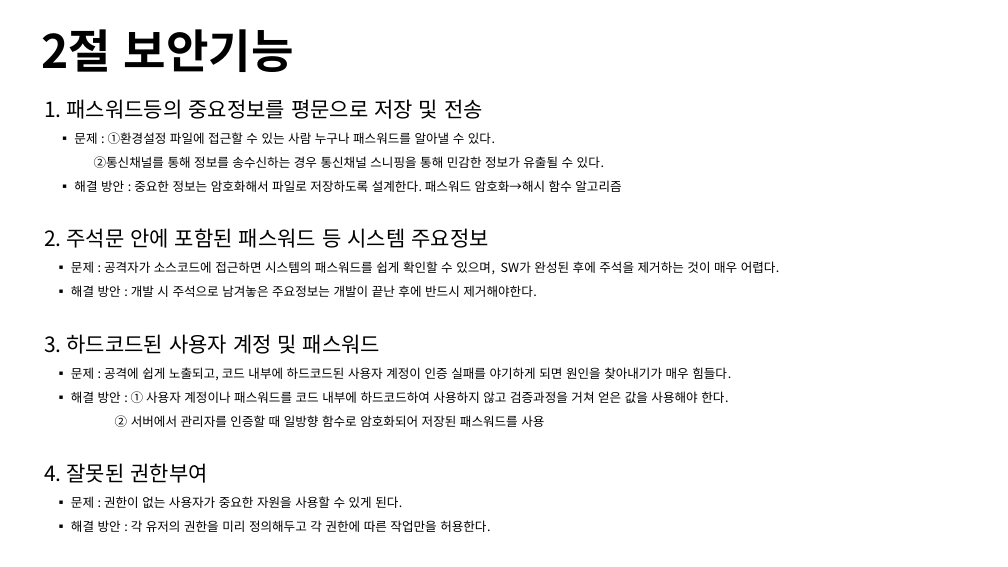
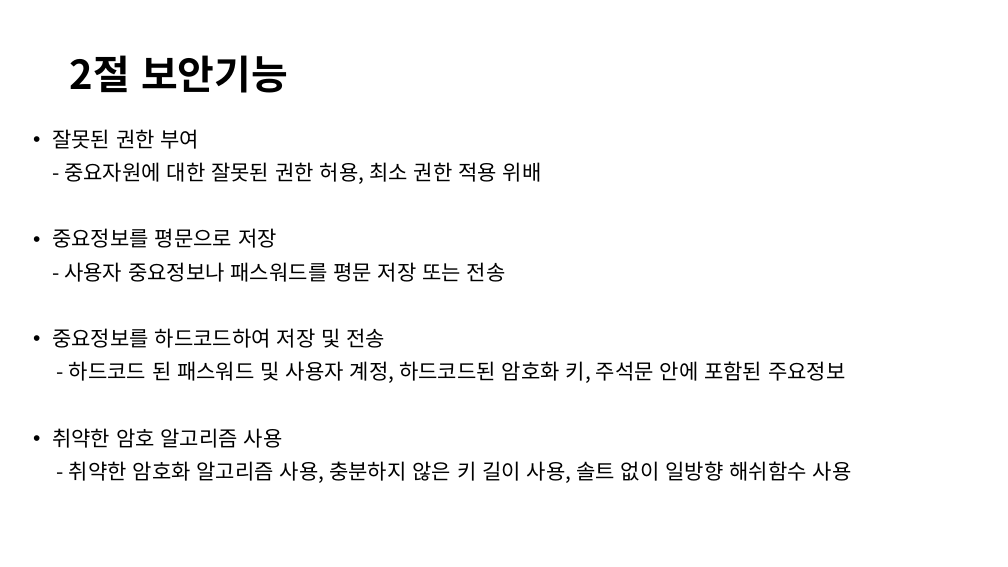
Before and after one commit to Klaxon9718/YUHAN_-security, a slide deck: slide 5 of 발표자료/Secure Coding 발표자료.pptx. Drawn at 1008x567 pixels with LibreOffice and Linux fonts; fonts in the diff are those of the drawing. Boxes give left, top, right and bottom in pixels: in the first picture for what was removed or moved away, otherwise in the second. Text is boxed around its words. In the diff, an @@ line names an element or a change of style, - is before the commit and + after.

```diff
--- a/발표자료/Secure Coding 발표자료.pptx
+++ b/발표자료/Secure Coding 발표자료.pptx
@@ title "2절 보안기능": place and size @@
-title "2절 보안기능" at bbox=[41, 29, 294, 72]
+title "2절 보안기능" at bbox=[70, 55, 288, 93]
@@ title "2절 보안기능" at bbox=[70, 55, 288, 93]: size 44 to 38 pt @@
@@ text at bbox=[52, 129, 852, 483]: text changed; size 12 to 20 pt @@
-1. 패스워드등의 중요정보를 평문으로 저장 및 전송
-▪ 문제 : ①환경설정 파일에 접근할 수 있는 사람 누구나 패스워드를 알아낼 수 있다.
-②통신채널를 통해 정보를 송수신하는 경우 통신채널 스니핑을 통해 민감한 정보가 유출될 수 있다.
-▪ 해결 방안 : 중요한 정보는 암호화해서 파일로 저장하도록 설계한다. 패스워드 암호화→해시 함수 알고리즘
-2. 주석문 안에 포함된 패스워드 등 시스템 주요정보
-▪ 문제 : 공격자가 소스코드에 접근하면 시스템의 패스워드를 쉽게 확인할 수 있으며, SW가 완성된 후에 주석을 제거하는 것이 매우 어렵다.
-▪ 해결 방안 : 개발 시 주석으로 남겨놓은 주요정보는 개발이 끝난 후에 반드시 제거해야한다.
-3. 하드코드된 사용자 계정 및 패스워드
-▪ 문제 : 공격에 쉽게 노출되고, 코드 내부에 하드코드된 사용자 계정이 인증 실패를 야기하게 되면 원인을 찾아내기가 매우 힘들다.
-▪ 해결 방안 : ① 사용자 계정이나 패스워드를 코드 내부에 하드코드하여 사용하지 않고 검증과정을 거쳐 얻은 값을 사용해야 한다.
-② 서버에서 관리자를 인증할 때 일방향 함수로 암호화되어 저장된 패스워드를 사용
-4. 잘못된 권한부여
-▪ 문제 : 권한이 없는 사용자가 중요한 자원을 사용할 수 있게 된다.
-▪ 해결 방안 : 각 유저의 권한을 미리 정의해두고 각 권한에 따른 작업만을 허용한다.
+• 잘못된 권한 부여
+- 중요자원에 대한 잘못된 권한 허용, 최소 권한 적용 위배
+• 중요정보를 평문으로 저장
+- 사용자 중요정보나 패스워드를 평문 저장 또는 전송
+• 중요정보를 하드코드하여 저장 및 전송
+- 하드코드 된 패스워드 및 사용자 계정, 하드코드된 암호화 키, 주석문 안에 포함된 주요정보
+• 취약한 암호 알고리즘 사용
+- 취약한 암호화 알고리즘 사용, 충분하지 않은 키 길이 사용, 솔트 없이 일방향 해쉬함수 사용
```
Also in this commit, not shown: 1 other file.
